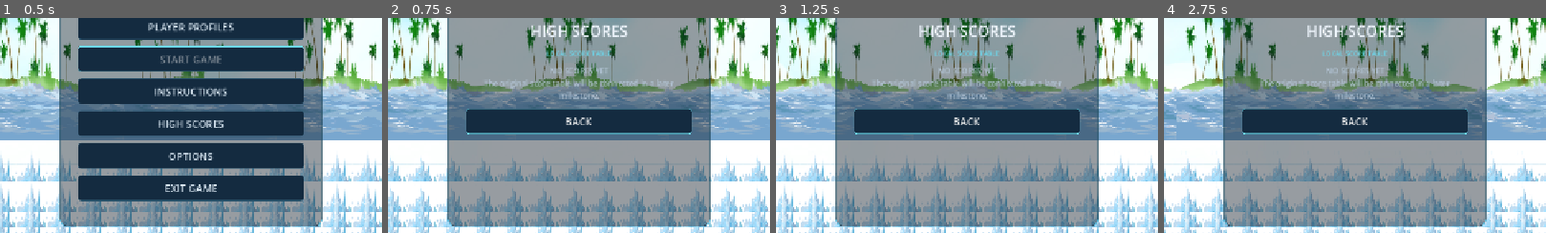
Above: before the commit, frames 1-4 (left to right).
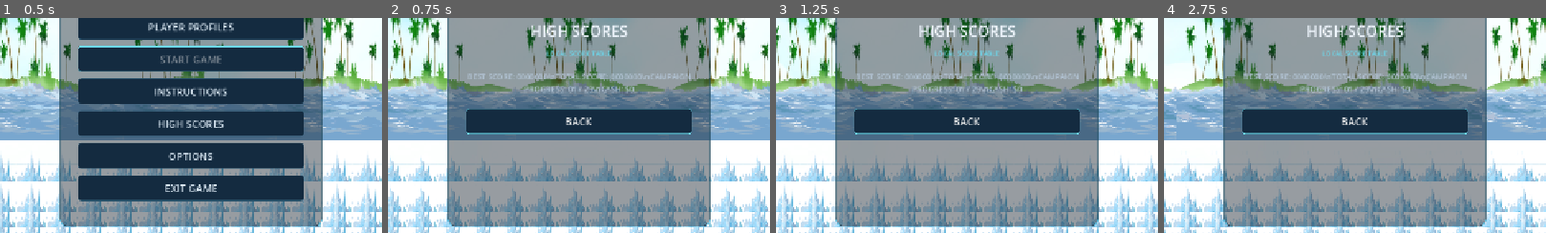
Above: after the commit, the same moments.

Repository: Iulian-hub/RUNAWAY-RABBIT-DECOMP
Game: Godot game, scene res://ui/main_menu.tscn
Two runs of this game, one before a commit and one after it. Both use one fixed random seed, a clock stepped at 60 frames per second and the inputs below. This scene is started directly instead of the project's main scene.
Inputs (mouse positions are % of the whole screen's width and height, from its top left):
- Up to frame 1 (0.5 s): no input
- Up to frame 2 (0.75 s): click "HIGH SCORES" at 0.5 s
- Up to frame 3 (1.25 s): no input
- Up to frame 4 (2.75 s): move the mouse to (72, 45) at 1.27 s; hold D (move_right) 1.28-2.03 s; right-click (72, 45) at 1.35 s; click (72, 45) at 1.42 s; move the mouse to (30, 55) at 2.02 s; hold A (move_left) from 2.03 s (still down); click (30, 55) at 2.1 s
The pictures show only the part of the screen within x 25-75%, y 42-92%; the shares and areas given below are measured in that part.

Frame 1 is identical in both runs. In frame 2, 2.0% of the frame differs, in the area x 21-80%, y 23-38%; in frame 3, 2.0%; in frame 4, 2.1%, in the area x 20-80%, y 23-38%.

Commit message:
Persist player count and display profile statistics

Diff:
--- a/runaway-rabbit-clona/scripts/ui/main_menu.gd
+++ b/runaway-rabbit-clona/scripts/ui/main_menu.gd
@@ -25,6 +25,7 @@
 @onready var _options_page: VBoxContainer = $MenuPanel/MenuContent/OptionsPage
 @onready var _music_toggle: CheckButton = $MenuPanel/MenuContent/OptionsPage/MusicToggle
 @onready var _sound_toggle: CheckButton = $MenuPanel/MenuContent/OptionsPage/SoundToggle
+@onready var _players_option: OptionButton = $MenuPanel/MenuContent/OptionsPage/PlayersOption
 
 var _enemy_spawn_timer: float = 1.0
 var _next_enemy_direction: float = 1.0
@@ -40,6 +41,11 @@
 	_connect_controls()
 	_music_toggle.button_pressed = _music_enabled
 	_sound_toggle.button_pressed = _sound_enabled
+	_players_option.clear()
+	_players_option.add_item("1 PLAYER", 1)
+	_players_option.add_item("2 PLAYERS", 2)
+	var active_profile := ProfileManager.get_active_profile()
+	_players_option.select(1 if int(active_profile.get("players", 1)) == 2 else 0)
 	_show_home()
 
 func _process(delta: float) -> void:
@@ -66,6 +72,7 @@
 	$MenuPanel/MenuContent/OptionsPage/OptionsBackButton.pressed.connect(_show_home)
 	_music_toggle.toggled.connect(_on_music_toggled)
 	_sound_toggle.toggled.connect(_on_sound_toggled)
+	_players_option.item_selected.connect(_on_players_selected)
 	for button in $MenuPanel/MenuContent.get_children():
 		for control in button.get_children():
 			if control is CheckButton:
@@ -80,6 +87,8 @@
 	$MenuPanel/MenuContent/HomePage/StartButton.grab_focus()
 
 func _show_scores() -> void:
+	var profile := ProfileManager.get_active_profile()
+	$MenuPanel/MenuContent/ScoresPage/EmptyScores.text = "BEST SCORE: %07d\\nTOTAL SCORE: %07d\\nCAMPAIGN PROGRESS: %02d / 29\\nCASH: $%d" % [int(profile.get("best_score", 0)), int(profile.get("total_score", 0)), int(profile.get("current_level", 1)), int(profile.get("cash", 0))]
 	_home_page.visible = false
 	_scores_page.visible = true
 	_options_page.visible = false
@@ -124,6 +133,9 @@
 func _on_sound_toggled(value: bool) -> void:
 	_sound_enabled = value
 	_save_settings()
+
+func _on_players_selected(index: int) -> void:
+	ProfileManager.set_active_players(_players_option.get_item_id(index))
 
 func _build_enemy_animations() -> void:
 	_enemy_frame_sets = [
